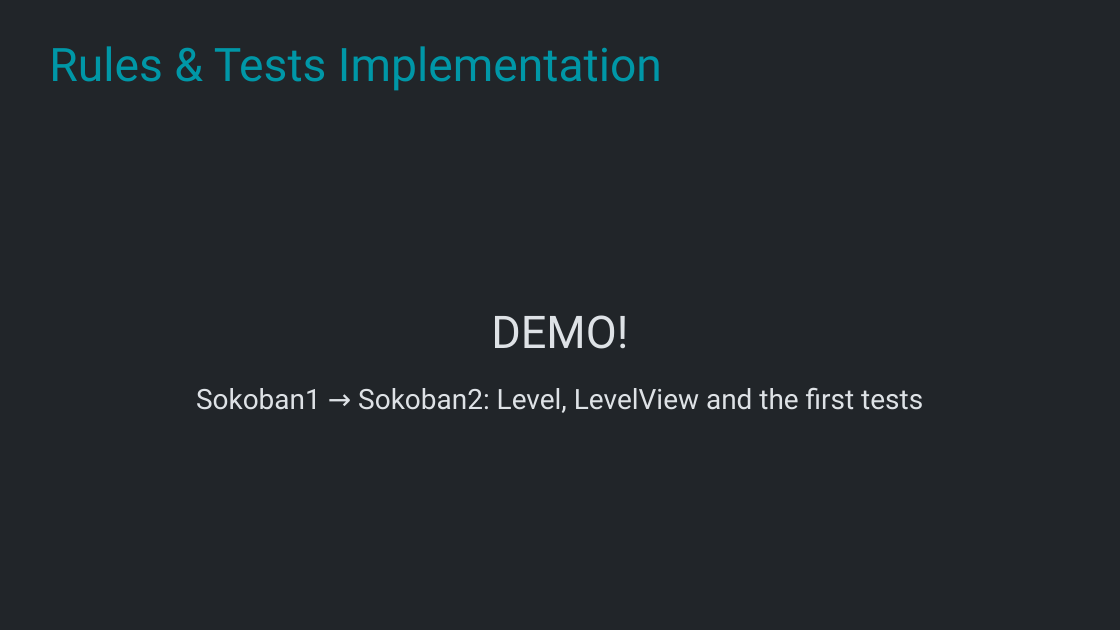
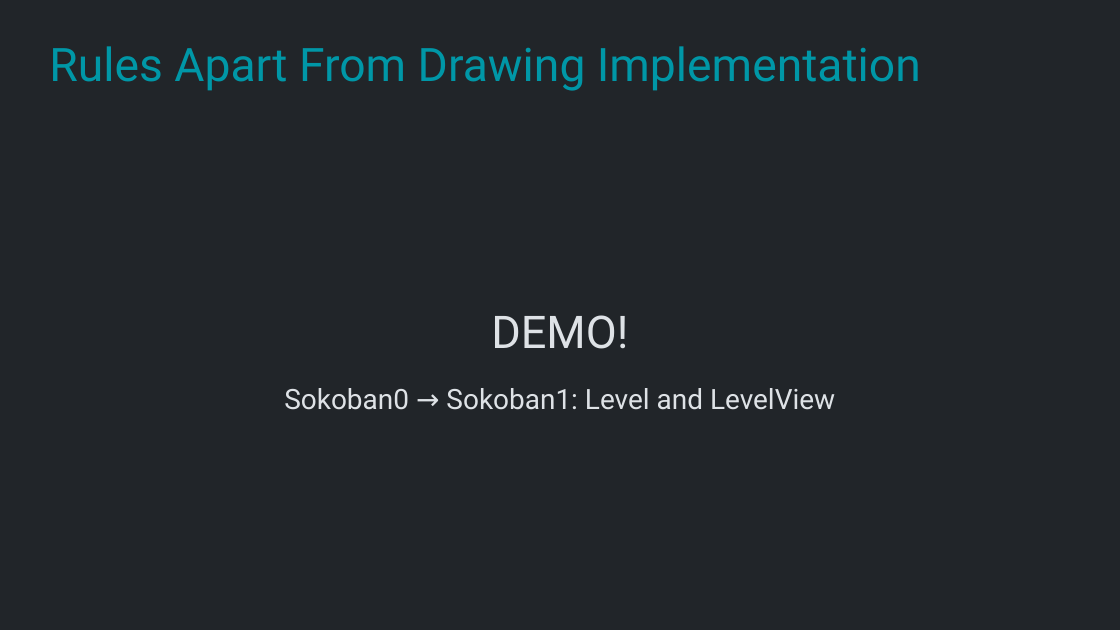
Before and after one commit to Metamate/gar, a slide deck: slide 8 of slides/04 Sokoban.pptx (slide 9 before the commit). Drawn at 1120x630 pixels with LibreOffice and Linux fonts; fonts in the diff are those of the drawing. Boxes give left, top, right and bottom in pixels: in the first picture for what was removed or moved away, otherwise in the second. Text is boxed around its words. In the diff, an @@ line names an element or a change of style, - is before the commit and + after.

```diff
--- a/slides/04 Sokoban.pptx
+++ b/slides/04 Sokoban.pptx
@@ title at <box>49,46,921,91</box>: text changed @@
-Rules & Tests Implementation
+Rules Apart From Drawing Implementation
@@ text at <box>284,388,835,410</box>: text changed @@
-Sokoban1 → Sokoban2: Level, LevelView and the first tests
+Sokoban0 → Sokoban1: Level and LevelView
```
Also in this commit, not shown: 8 other slides changed, 4 slides added, 1 other file.
